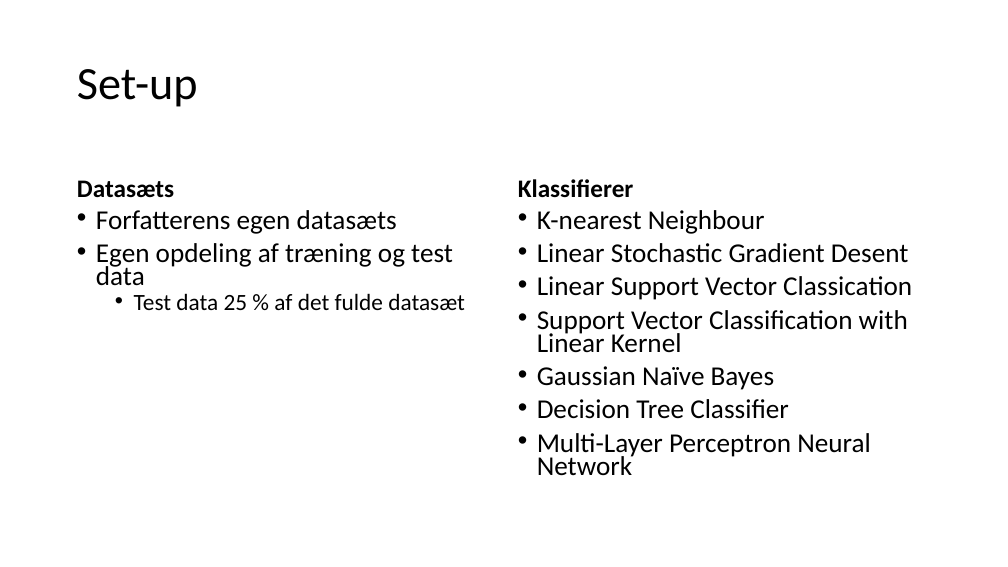
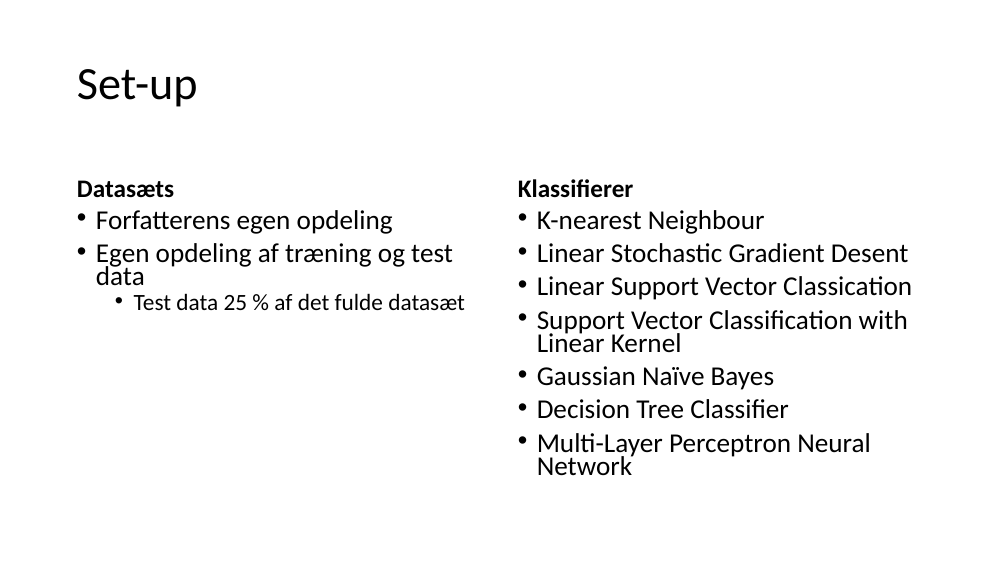
Before and after one commit to BenjaminElifLarsen/Machine_Learning_School, a slide deck: slide 8 of Case/Presentation/Presentation.pptx (slide 7 before the commit). Drawn at 1008x567 pixels with LibreOffice and Linux fonts; fonts in the diff are those of the drawing. Boxes give left, top, right and bottom in pixels: in the first picture for what was removed or moved away, otherwise in the second. Text is boxed around its words. In the diff, an @@ line names an element or a change of style, - is before the commit and + after.

```diff
--- a/Case/Presentation/Presentation.pptx
+++ b/Case/Presentation/Presentation.pptx
@@ text at (x1=96, y1=210, x2=393, y2=234): text changed @@
-• Forfatterens egen datasæts
+• Forfatterens egen opdeling
```
Also in this commit, not shown: 7 other slides changed, 2 slides added, 2 other files.
